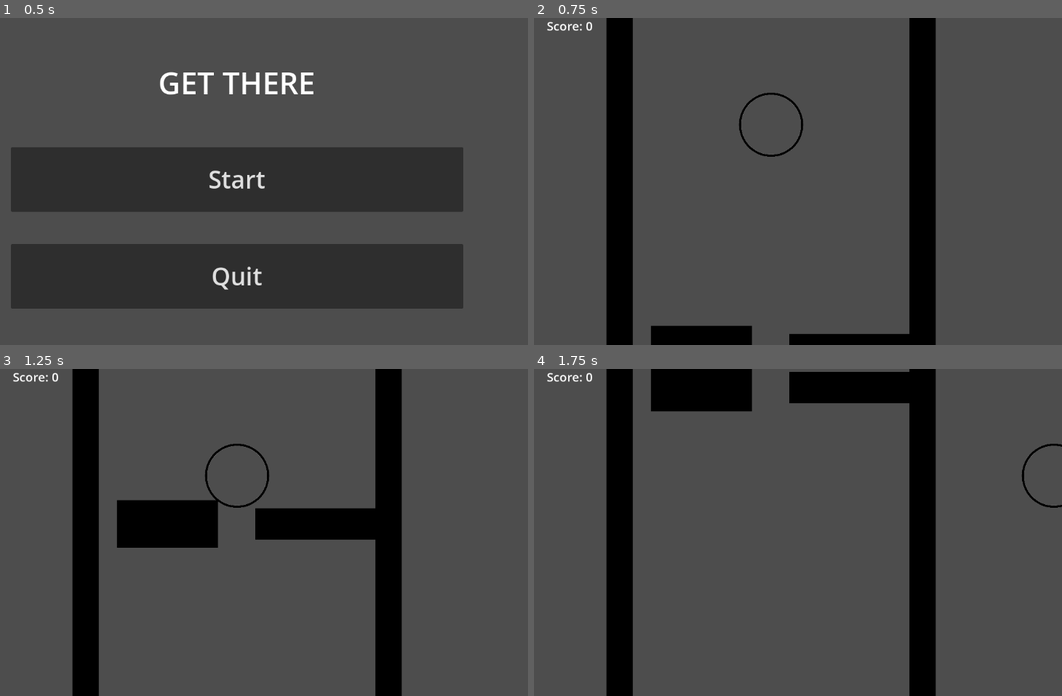
Above: before the commit, frames 1-4 (two rows, left to right).
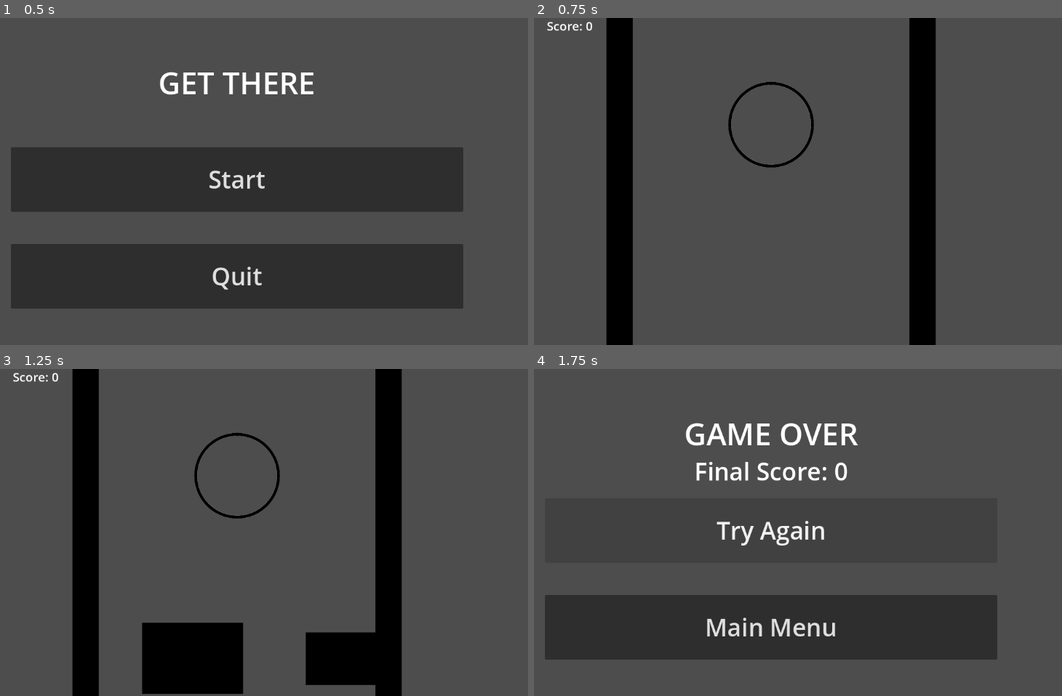
Above: after the commit, the same moments.

Repository: kylietmo/gmtk-2024-game
Game: Godot game, scene res://menus/start_screen/start_screen.tscn
The game is run twice, just before and just after one commit, with the same random seed, the same clock (stepped at 60 frames per second) and the same inputs. Sound files missing from this copy of the repository are replaced by a short silence.
Inputs:
- Up to frame 1 (0.5 s): no input
- Up to frame 2 (0.75 s): click "Start" at 0.5 s
- Up to frame 3 (1.25 s): no input
- Up to frame 4 (1.75 s): hold D (right) from 1.28 s (still down); tap 3 (size_large) at 1.35 s; tap 2 (size_medium) at 1.55 s

Frame 1 is identical in both runs. In frame 2, 2.6% of the frame differs, in the area x 22-72%, y 19-100%; in frame 3, 12%; in frame 4, 32%, in the area x 2-100%, y 0-100%.

Commit message:
Make size changes bursts

Diff:
--- a/src/entities/player/player.gd
+++ b/src/entities/player/player.gd
@@ -1,13 +1,14 @@
 extends CharacterBody2D
 class_name Player
 
-@export var SPEED = 1400.0
+@export var SPEED = 1000.0
 @export var ACCELERATION = 200.0
 @export var DECELERATION = 200.0
-@export var LARGE_SIZE_SCALE = 1.25
-@export var MEDIUM_SIZE_SCALE = .75
-@export var SMALL_SIZE_SCALE = 0.25
-@export var SIZE_CHANGE_DURATION = 0.1
+@export var LARGE_SIZE_SCALE = 1.75
+@export var MEDIUM_SIZE_SCALE = 1.0
+@export var SMALL_SIZE_SCALE = 0.15
+@export var SIZE_TRANSITION_DURATION = 0.1
+@export var SIZE_CHANGE_DURATION = 0.25
 
 var LARGE_SCALE_VEC = Vector2(LARGE_SIZE_SCALE, LARGE_SIZE_SCALE)
 var MEDIUM_SCALE_VEC = Vector2(MEDIUM_SIZE_SCALE, MEDIUM_SIZE_SCALE)
@@ -26,20 +27,21 @@
 	scale = MEDIUM_SCALE_VEC
 
 func _physics_process(delta: float) -> void:
+	var tween = create_tween()
+
 	if Input.is_action_just_pressed("size_small"):
-		var tween = create_tween()
-		tween.tween_property(self, "scale", SMALL_SCALE_VEC, SIZE_CHANGE_DURATION)
-		current_size = sizes.SMALL
-
-	if Input.is_action_just_pressed("size_medium"):
-		var tween = create_tween()
-		tween.tween_property(self, "scale", MEDIUM_SCALE_VEC, SIZE_CHANGE_DURATION)
-		current_size = sizes.MEDIUM
+		tween.tween_property(self, "scale", SMALL_SCALE_VEC, SIZE_TRANSITION_DURATION)
+		tween.parallel().tween_property(self, "current_size", sizes.SMALL, 0)
+		tween.tween_interval(SIZE_CHANGE_DURATION)
+		tween.tween_property(self, "scale", MEDIUM_SCALE_VEC, SIZE_TRANSITION_DURATION)
+		tween.parallel().tween_property(self, "current_size", sizes.MEDIUM, 0)
 
 	if Input.is_action_just_pressed("size_large"):
-		var tween = create_tween()
-		tween.tween_property(self, "scale", LARGE_SCALE_VEC, SIZE_CHANGE_DURATION)
-		current_size = sizes.LARGE
+		tween.tween_property(self, "scale", LARGE_SCALE_VEC, SIZE_TRANSITION_DURATION)
+		tween.parallel().tween_property(self, "current_size", sizes.LARGE, 0)
+		tween.tween_interval(SIZE_CHANGE_DURATION)
+		tween.tween_property(self, "scale", MEDIUM_SCALE_VEC, SIZE_TRANSITION_DURATION)
+		tween.parallel().tween_property(self, "current_size", sizes.MEDIUM, 0)
 
 	# Get the input direction and handle the movement/deceleration.
 	var direction := Input.get_axis("left", "right")
@@ -54,5 +56,5 @@
 	if body is BreakableObstacle and current_size == sizes.LARGE:
 		body.queue_free()
 		Globals.score += 1
-	#else:
-		#get_tree().change_scene_to_file("res://menus/game_over_screen/game_over_screen.tscn")
+	else:
+		get_tree().change_scene_to_file("res://menus/game_over_screen/game_over_screen.tscn")
--- a/src/game.gd
+++ b/src/game.gd
@@ -1,14 +1,14 @@
 extends Node
 
-@export var SPEED = -700.0
+@export var SPEED = -300.0
 
-@export var MIN_GAP_SIZE = 50
-@export var MAX_GAP_SIZE = 100
+@export var MIN_GAP_SIZE = 100
+@export var MAX_GAP_SIZE = 150
 @export var MIN_NUM_GAPS = 1
 @export var MAX_NUM_GAPS = 4
 @export var MIN_OBSTACLE_WIDTH = 200
 @export var MIN_OBSTACLE_HEIGHT = 50
-@export var MAX_OBSTACLE_HEIGHT = 200
+@export var MAX_OBSTACLE_HEIGHT = 150
 @export var PROBABILITY_OF_GAP = 0.3
 @onready var player : Player = %Player
 
@@ -28,11 +28,11 @@
 func _process(delta: float) -> void:
 	match player.current_size:
 		player.sizes.SMALL:
-			SPEED = -1100
+			SPEED = -1200
 		player.sizes.MEDIUM:
-			SPEED = -700
+			SPEED = -300
 		player.sizes.LARGE:
-			SPEED = -300
+			SPEED = -200
 
 	# Update all existing obstacles to be moving up.
 	# TODO: If/when we change the direction of the level we'd need
